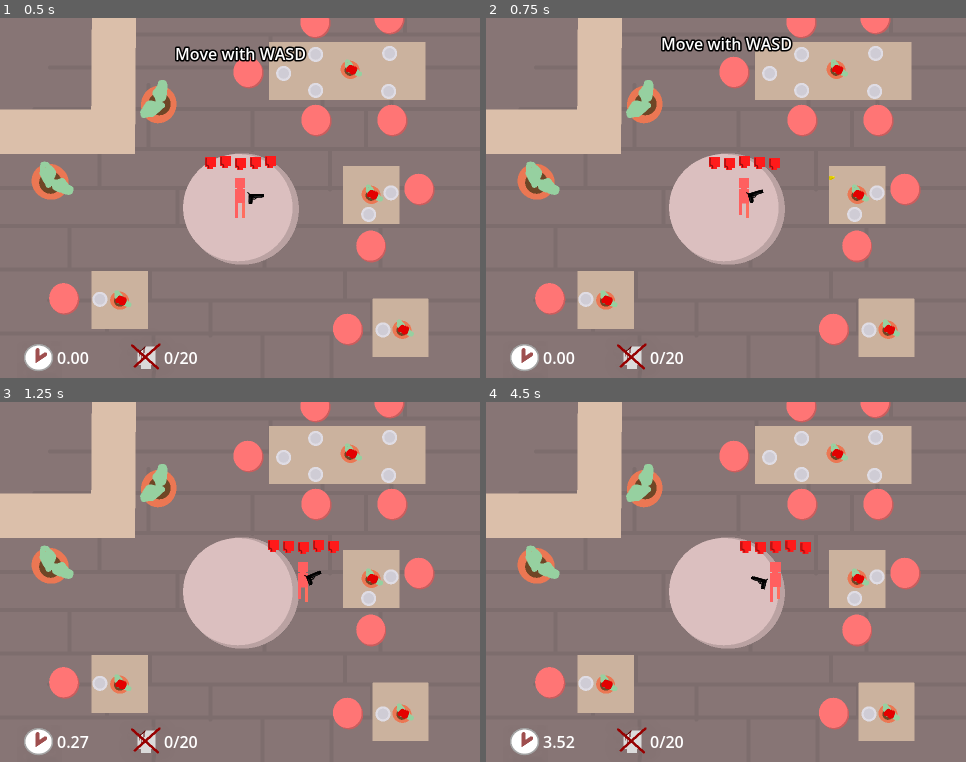
Above: before the commit, frames 1-4 (two rows, left to right).
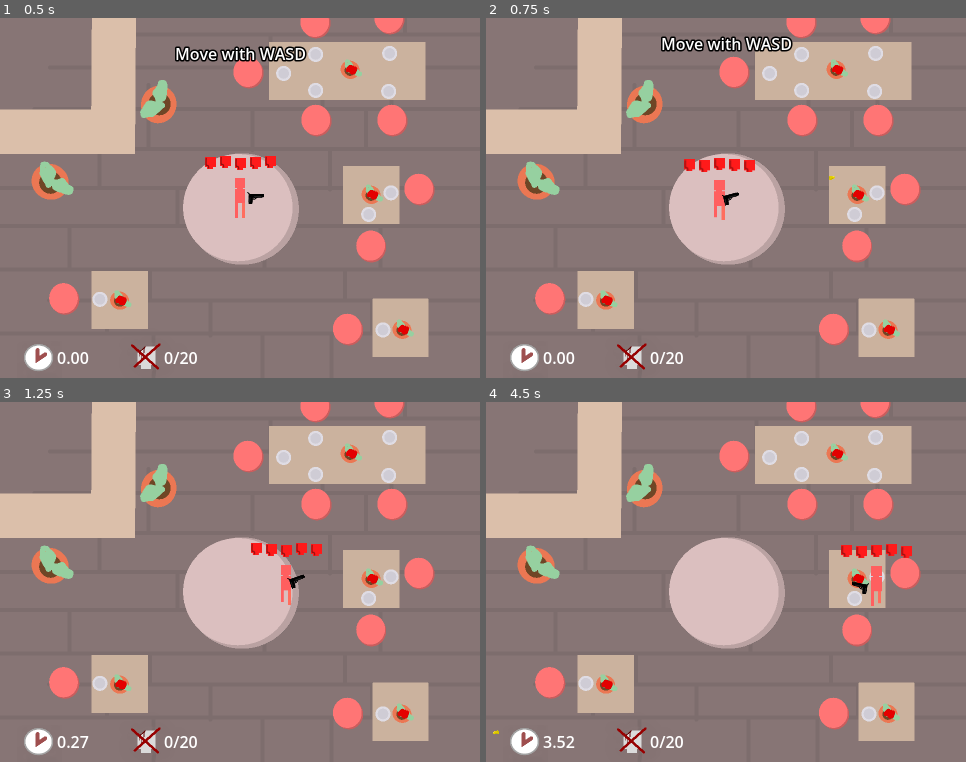
Above: after the commit, the same moments.

Repository: OgGhostJelly/Zombie-BurgerZ
Game: Godot game, scene res://objects/level/level.tscn
Two runs of this game, one before a commit and one after it. Both use one fixed random seed, a clock stepped at 60 frames per second and the inputs below. Sound files missing from this copy of the repository are replaced by a short silence.
Inputs (mouse positions are in pixels of both pictures, inside the frame that each line leads up to):
- Up to frame 1 (0.5 s): no input
- Up to frame 2 (0.75 s): move the mouse to (831, 180) at 0.52 s; press the mouse at (831, 180) at 0.53 s; hold D (move_right) from 0.53 s (still down)
- Up to frame 3 (1.25 s): keep holding D (move_right)
- Up to frame 4 (4.5 s): move the mouse to (630, 600) at 1.27 s; release D (move_right) at 1.28 s; release the mouse at (630, 600) at 1.28 s; hold S (move_down) 1.28-2.03 s; click (630, 600) at 1.35 s; move the mouse to (774, 502) at 2.02 s; press the mouse at (774, 502) at 2.03 s; hold D (move_right) 2.03-2.78 s; tap U (info) at 2.1, 4.35 s; move the mouse to (702, 654) at 2.77 s; release the mouse at (702, 654) at 2.78 s; hold W (move_up) 2.78-3.53 s; click (702, 654) at 2.85 s; move the mouse to (870, 636) at 3.52 s; press the mouse at (870, 636) at 3.53 s; hold A (move_left) from 3.53 s (still down); move the mouse to (582, 528) at 4.27 s; release the mouse at (582, 528) at 4.28 s

Frame 1 is identical in both runs. In frame 2, 1.1% of the frame differs, in the area x 41-62%, y 38-57%; in frame 3, 0.9%; in frame 4, 1.3%, in the area x 1-89%, y 38-93%.

Commit message:
Added kb recoil to guns

Diff:
--- a/objects/guns/gun/gun.gd
+++ b/objects/guns/gun/gun.gd
@@ -49,9 +49,11 @@
 	return not animation_player.is_playing()
 
 
-func fire() -> void:
+func fire() -> bool:
 	if can_fire():
 		force_fire()
+		return true
+	return false
 
 
 func force_fire() -> void:
--- a/objects/player/player.gd
+++ b/objects/player/player.gd
@@ -3,11 +3,10 @@
 
 signal moved
 
-#@export var max_health: int = 5: set = set_max_health
-@export var reload_empty_color: Color = Color.BLUE
-@export var reload_fill_color: Color = Color.YELLOW
+@export var speed: float = 120.0
+@export var acceleration: float = 600.0
+@export var deceleration: float = 400.0
 
-#var health: int = max_health: set = set_health
 var invincible: bool = false
 
 @onready var gun: Gun = $Gun
@@ -26,21 +25,26 @@
 		health_ui.max_health = health.max_value)
 
 
-func _physics_process(_delta: float) -> void:
-	velocity = Input.get_vector(
+func _physics_process(delta: float) -> void:
+	var input_vector: Vector2 = Input.get_vector(
 		&"move_left",
 		&"move_right",
 		&"move_up",
 		&"move_down",
-	) * 90.0
+	)
+
+	if not input_vector.is_zero_approx():
+		velocity = velocity.move_toward(input_vector * speed, acceleration * delta)
+	else:
+		velocity = velocity.move_toward(Vector2.ZERO, deceleration * delta)
 
 	if velocity.is_zero_approx():
 		animated_sprite.play(&"idle")
 	else:
 		animated_sprite.play(&"walk")
 
-	if Input.is_action_just_pressed(&"fire"):
-		gun.fire()
+	if Input.is_action_just_pressed(&"fire") and gun.fire():
+		velocity = (velocity + -Vector2.from_angle(gun.global_rotation) * 160.0).limit_length(velocity.length() + 80.0)
 
 	move_and_slide()
 
--- a/objects/player/player.tscn
+++ b/objects/player/player.tscn
@@ -49,7 +49,6 @@
 collision_layer = 2
 collision_mask = 0
 script = ExtResource("1_26mew")
-reload_empty_color = Color(0.384314, 0.384314, 0.384314, 1)
 health = NodePath("Health")
 
 [node name="Health" type="Node" parent="."]
